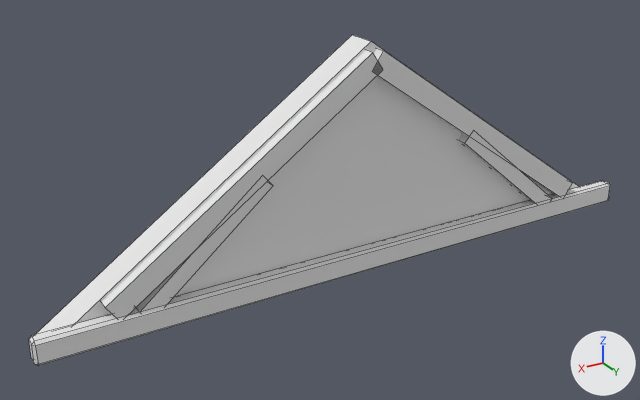
Renders of the FBX model art/models/granary/blender/BreedingGable1.fbx from each side of a commit.
The view is the same before and after, from a 50 mm camera at (8.5, -7.55, 14.77) aimed at (0.84, -20.31, 8.39). The axes (+X, +Y, +Z) are drawn at lower right. The lights are the same throughout. The first picture is the older version. Mesh edges are drawn as thin lines.

The scene before the commit, as lines of its bpy script (objects in view):
```python
me_breedinggable1_beam = bpy.data.meshes.new('BreedingGable1_Beam')
me_breedinggable1_beam.from_pydata(...)  # 56 vertices, 50 faces; spans x -6.3..6.3, y -20.05..-19.74, z 6.98..11.13
me_breedinggable1_beam.materials.append(mat_beam)  # white #e7e7e7
me_breedinggable1_wall = bpy.data.meshes.new('BreedingGable1_Wall')
me_breedinggable1_wall.from_pydata([(-6.15, -20.6, 7.0), (6.15, -20.6, 7.0), (0.0, -20.6, 11.27), (-6.15, -20.0, 7.0), (6.15, -20.0, 7.0), (0.0, -20.0, 11.27)], [], [(0, 1, 2), (5, 4, 3), (0, 3, 4, 1), (1, 4, 5, 2), (2, 5, 3, 0)])
me_breedinggable1_wall.materials.append(mat_wall)  # white #e7e7e7
ob_breedinggable1_beam = bpy.data.objects.new('BreedingGable1_Beam', me_breedinggable1_beam)
ob_breedinggable1_beam.location = (0.0, 0.0, 0.0)
ob_breedinggable1_wall = bpy.data.objects.new('BreedingGable1_Wall', me_breedinggable1_wall)
ob_breedinggable1_wall.location = (0.0, 0.0, 0.0)
```
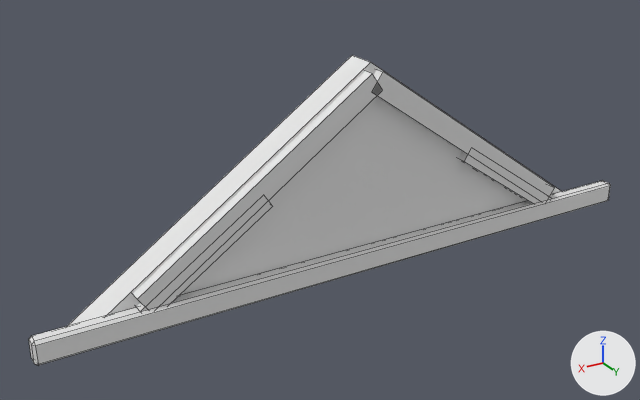
The change, as a list of edits to the scene's bpy script:
```text
Change me_breedinggable1_beam:
    used by ob_breedinggable1_beam; location = (0.0, 0.0, 0.0)
    remove me_breedinggable1_beam.from_pydata(...)  # 56 vertices, 50 faces; spans x -6.3..6.3, y -20.05..-19.74, z 6.98..11.13
    add me_breedinggable1_beam.from_pydata(...)  # 56 vertices, 50 faces; spans x -6.3..6.3, y -20.05..-19.74, z 6.98..10.77
    me_breedinggable1_beam part 1: 32 of 56 vertices moved; they spanned x -5.11..5.11, y -20.05..-19.79, z 7.18..11.13 and now span x -4.58..4.58, y -20.05..-19.79, z 7.18..10.77; mean shift (0.0, 0.0, -0.18); largest move (-4.88, -19.79, 7.34) -> (-4.36, -19.79, 7.34)
Change me_breedinggable1_wall:
    used by ob_breedinggable1_wall; location = (0.0, 0.0, 0.0)
    remove me_breedinggable1_wall.from_pydata(...)  # 6 vertices, 5 faces; spans x -6.15..6.15, y -20.6..-20.0, z 7.0..11.27
    add me_breedinggable1_wall.from_pydata(...)  # 6 vertices, 5 faces; spans x -5.62..5.62, y -20.6..-20.0, z 7.0..10.9
    me_breedinggable1_wall part 2: the whole mesh is scaled about its middle by (0.914, 1, 0.914), then moved by (0.0, 0.0, -0.18)
```

Changed parts and their boxes [x1, y1, x2, y2] in the pictures (640 x 400 px; the box of a moved part takes in the faces that stretch with it):
'BreedingGable1_Wall', rescaled (9% narrower, 10% shorter)
    before: [35, 35, 579, 335]
    after: [68, 55, 562, 326]
'BreedingGable1_Beam', reshaped (6% shorter)
    before: [29, 49, 610, 365]
    after: [29, 69, 610, 365]
part 1 of me_breedinggable1_beam, moved or reshaped
    before: [101, 49, 572, 318]
    after: [133, 69, 554, 312]
